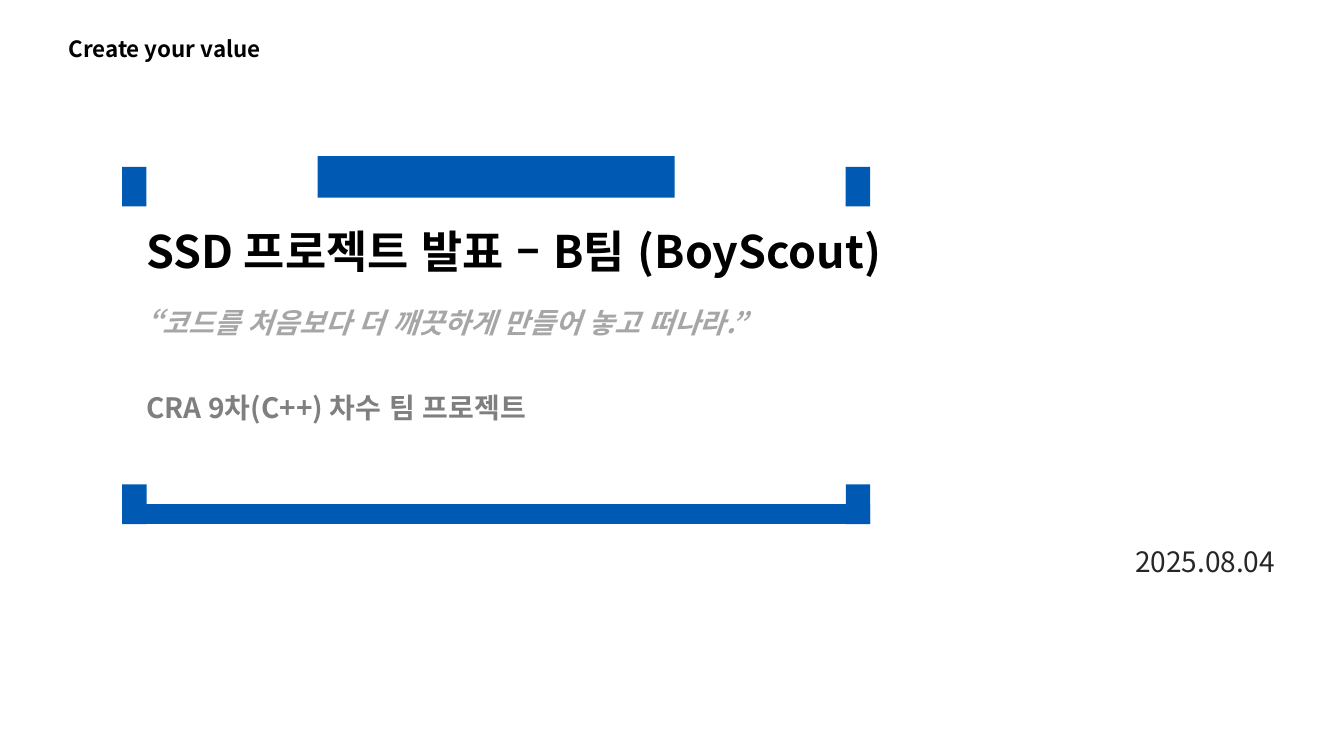
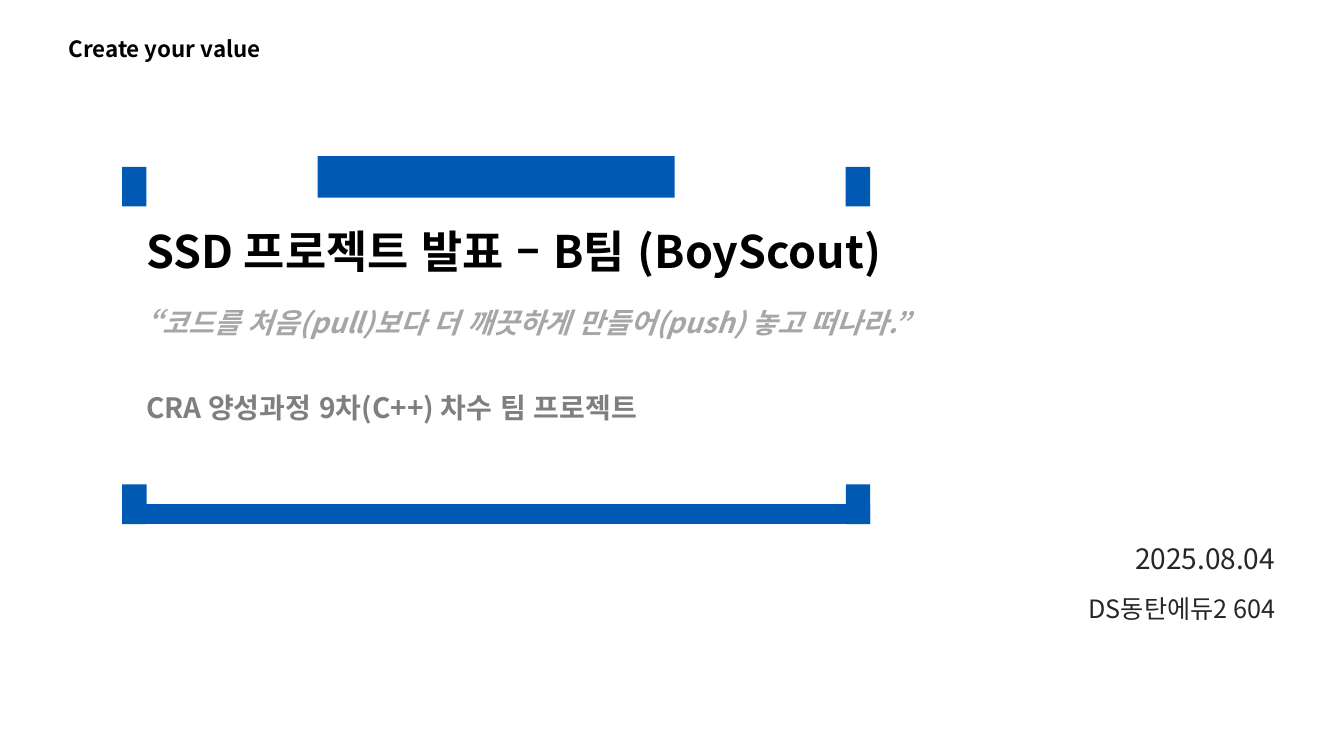
Before and after one commit to ehju/SSD_Project_BOYSCOUT, a slide deck: slide 1 of BOYSCOUT_PT.pptx. Drawn at 1344x756 pixels with LibreOffice and Linux fonts; fonts in the diff are those of the drawing. Boxes give left, top, right and bottom in pixels: in the first picture for what was removed or moved away, otherwise in the second. Text is boxed around its words. In the diff, an @@ line names an element or a change of style, - is before the commit and + after.

```diff
--- a/BOYSCOUT_PT.pptx
+++ b/BOYSCOUT_PT.pptx
@@ text at (147, 309, 909, 339): text changed @@
-“코드를 처음보다 더 깨끗하게 만들어 놓고 떠나라.”
+“코드를 처음(pull)보다 더 깨끗하게 만들어(push) 놓고 떠나라.”
@@ text at (147, 394, 637, 424): text changed @@
-CRA 9차(C++) 차수 팀 프로젝트
+CRA 양성과정 9차(C++) 차수 팀 프로젝트
@@ text at (1135, 548, 1275, 570): line spacing 0.9 to 0.8 @@
@@ text at (1089, 597, 1275, 620): paragraph added @@
+DS동탄에듀2 604
```
Also in this commit, not shown: 9 other slides changed, 11 slides added, 8 slides removed.
